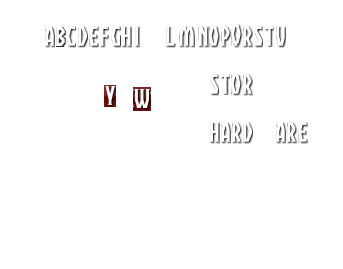
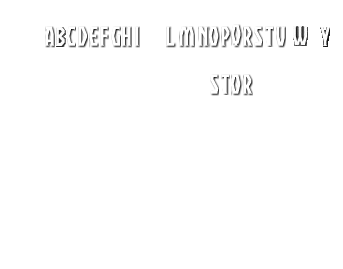
Layers edited between the first and the second 343 × 269 image:
painted on "Background" over [104, 26, 330, 144]
